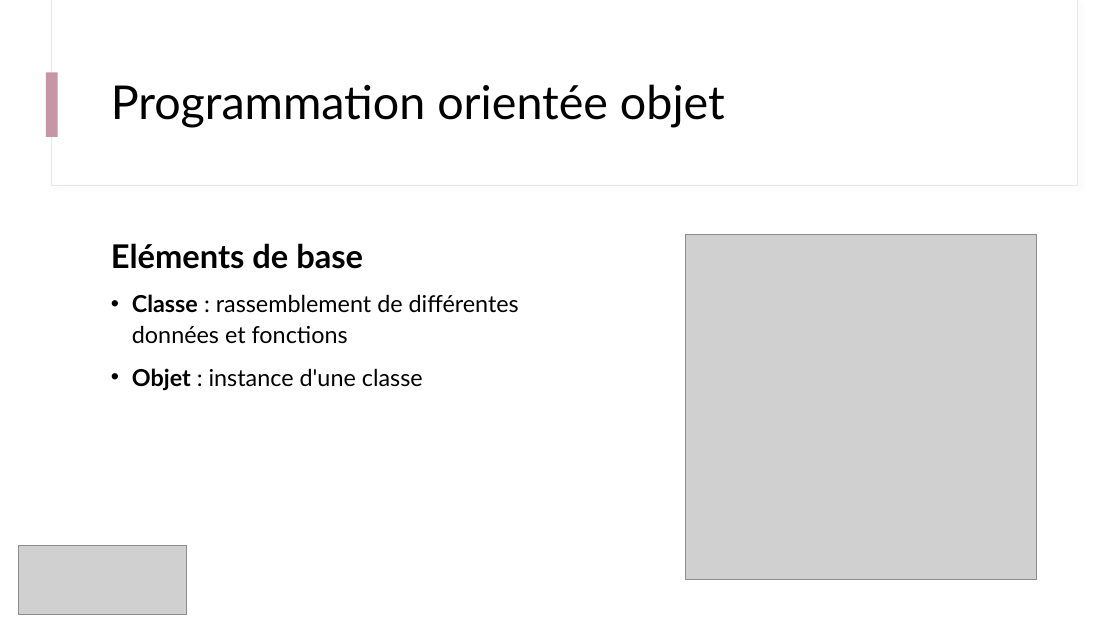
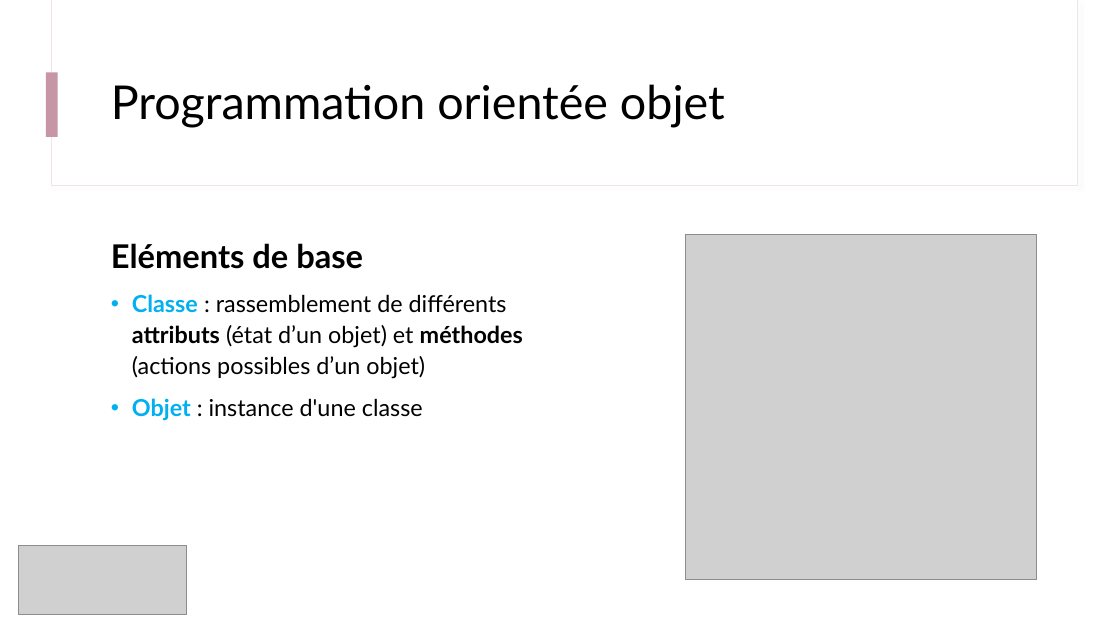
Before and after one commit to IOGS-Digital-Methods/semester-5, a slide deck: slide 12 of ONIP/onip_b1_methodes_numeriques/seance4_classes/B1_3_Classes_et_objets.pptx (slide 4 before the commit). Drawn at 1120x630 pixels with LibreOffice and Linux fonts; fonts in the diff are those of the drawing; grey boxes stand for pictures. Boxes give left, top, right and bottom in pixels: in the first picture for what was removed or moved away, otherwise in the second. Text is boxed around its words. In the diff, an @@ line names an element or a change of style, - is before the commit and + after.

```diff
--- a/ONIP/onip_b1_methodes_numeriques/seance4_classes/B1_3_Classes_et_objets.pptx
+++ b/ONIP/onip_b1_methodes_numeriques/seance4_classes/B1_3_Classes_et_objets.pptx
@@ text at (x1=132, y1=294, x2=523, y2=379): text changed @@
-• Classe : rassemblement de différentes données et fonctions
+• Classe : rassemblement de différents attributs (état d’un objet) et méthodes (actions possibles d’un objet)
@@ text at (x1=132, y1=398, x2=423, y2=421): text colour #000000 to #00B0F0 in "Objet" @@
```
Also in this commit, not shown: 9 slides added, 3 other files.
